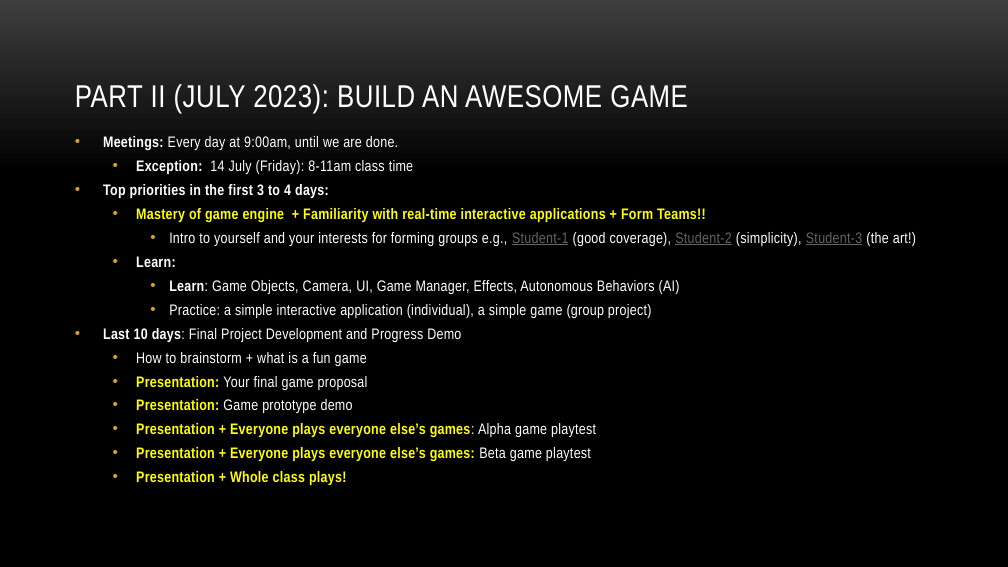
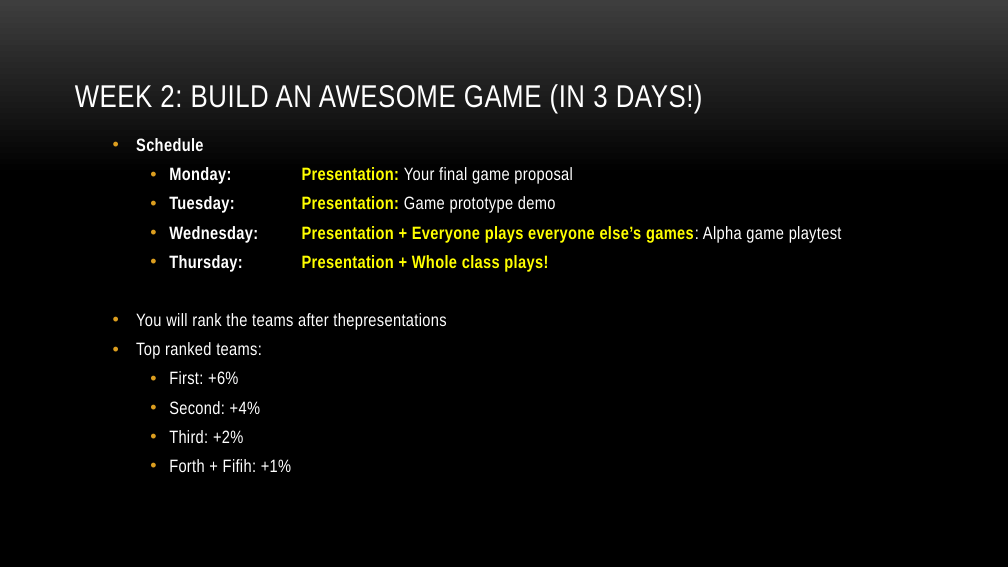
Before and after one commit to myuwbclasses/IntroGameDev-XJTU, a slide deck: slide 14 of PPT/Intro.pptx. Drawn at 1008x567 pixels with LibreOffice and Linux fonts; fonts in the diff are those of the drawing; background and template pictures are left out. Boxes give left, top, right and bottom in pixels: in the first picture for what was removed or moved away, otherwise in the second. Text is boxed around its words. In the diff, an @@ line names an element or a change of style, - is before the commit and + after.

Commit message:
First draft intro

```diff
--- a/PPT/Intro.pptx
+++ b/PPT/Intro.pptx
@@ title at box(75, 84, 703, 113): text changed @@
-PART II (JULY 2023): BUILD AN AWESOME GAME
+WEEK 2: BUILD AN AWESOME GAME (IN 3 DAYS!)
@@ text at box(136, 138, 842, 472): text changed; size 14.4 to 17 pt @@
-• Meetings: Every day at 9:00am, until we are done.
-  • Exception: 14 July (Friday): 8-11am class time
-• Top priorities in the first 3 to 4 days:
-  • Mastery of game engine + Familiarity with real-time interactive applications + Form Teams!!
-    • Intro to yourself and your interests for forming groups e.g., Student-1 (good coverage), Student-2 (simplicity), Student-3 (the art!)
-  • Learn:
-    • Learn: Game Objects, Camera, UI, Game Manager, Effects, Autonomous Behaviors (AI)
-    • Practice: a simple interactive application (individual), a simple game (group project)
-• Last 10 days: Final Project Development and Progress Demo
-  • How to brainstorm + what is a fun game
-  • Presentation: Your final game proposal
-  • Presentation: Game prototype demo
-  • Presentation + Everyone plays everyone else’s games: Alpha game playtest
-  • Presentation + Everyone plays everyone else’s games: Beta game playtest
-  • Presentation + Whole class plays!
+  • Schedule
+    • Monday: Presentation: Your final game proposal
+    • Tuesday: Presentation: Game prototype demo
+    • Wednesday: Presentation + Everyone plays everyone else’s games: Alpha game playtest
+    • Thursday: Presentation + Whole class plays!
+  • You will rank the teams after thepresentations
+  • Top ranked teams:
+    • First: +6%
+    • Second: +4%
+    • Third: +2%
+    • Forth + Fifih: +1%
```
Also in this commit, not shown: 5 other slides changed, 1 slide added, 1 other file.
